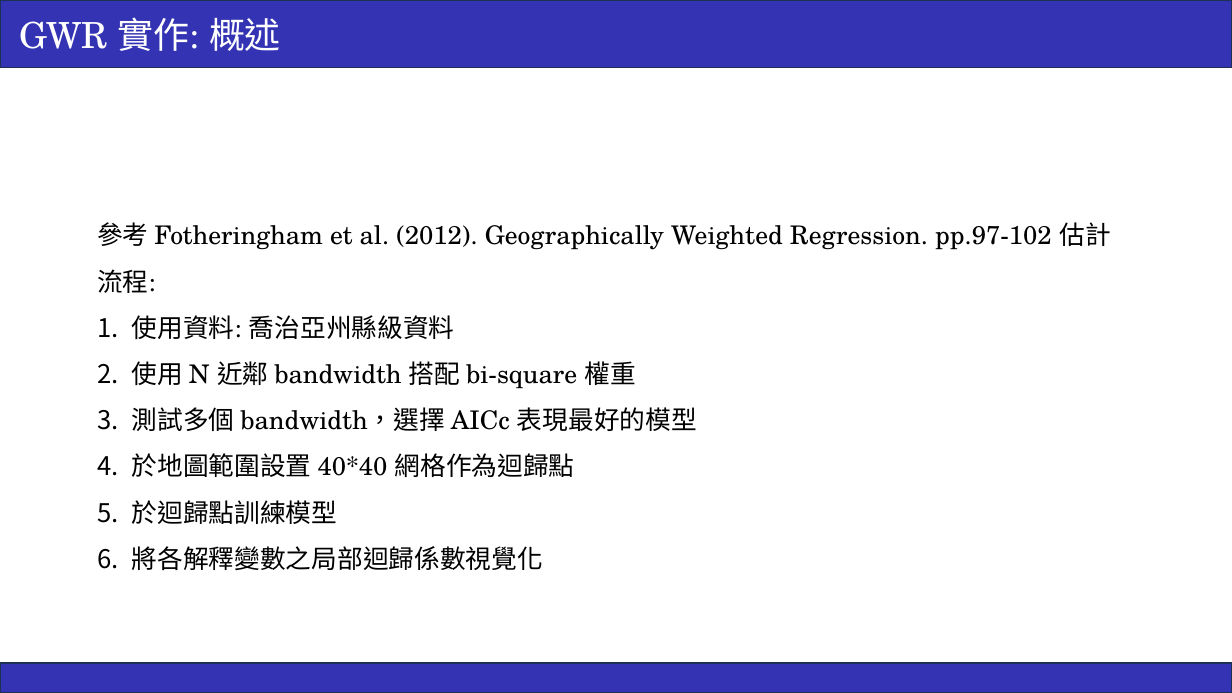
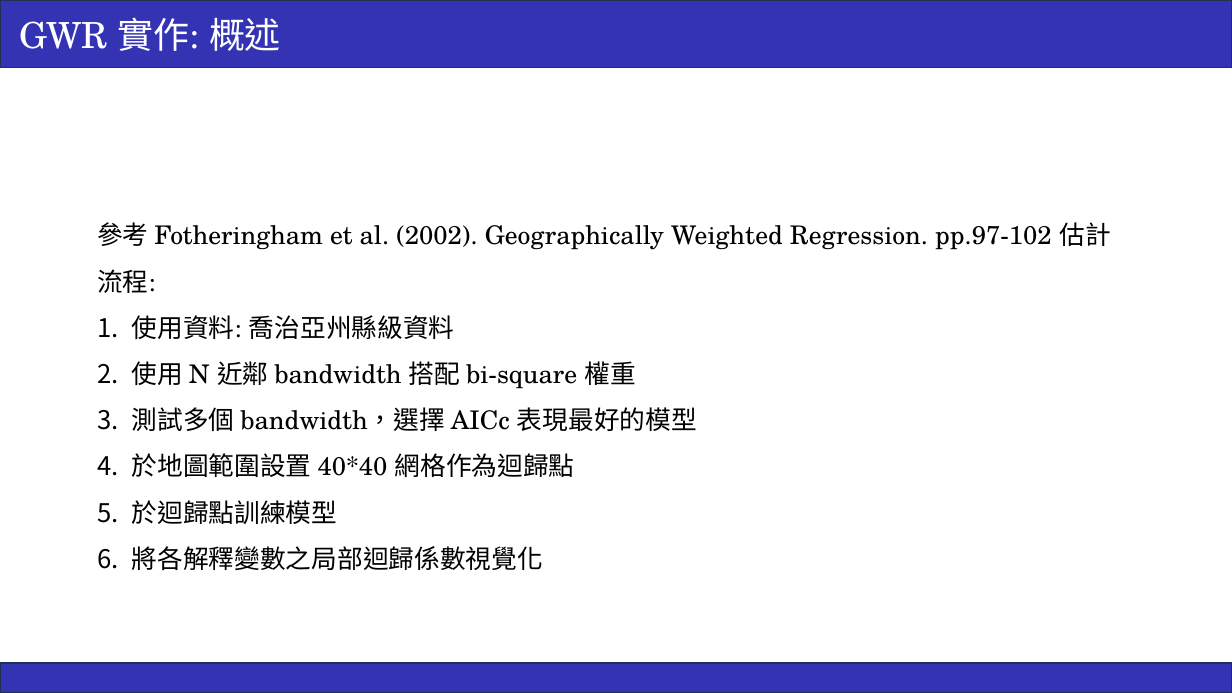
Before and after one commit to ricki0313/GWR_hw, a slide deck: slide 15 of theory_01/report/GWR_report_01.pptx. Drawn at 1232x693 pixels with LibreOffice and Linux fonts; fonts in the diff are those of the drawing. Boxes give left, top, right and bottom in pixels: in the first picture for what was removed or moved away, otherwise in the second. Text is boxed around its words. In the diff, an @@ line names an element or a change of style, - is before the commit and + after.

```diff
--- a/theory_01/report/GWR_report_01.pptx
+++ b/theory_01/report/GWR_report_01.pptx
@@ text at (x1=97, y1=222, x2=1111, y2=293): text changed @@
-參考 Fotheringham et al. (2012). Geographically Weighted Regression. pp.97-102 估計流程:
+參考 Fotheringham et al. (2002). Geographically Weighted Regression. pp.97-102 估計流程:
```
Also in this commit, not shown: 4 other slides changed, 5 other files.
